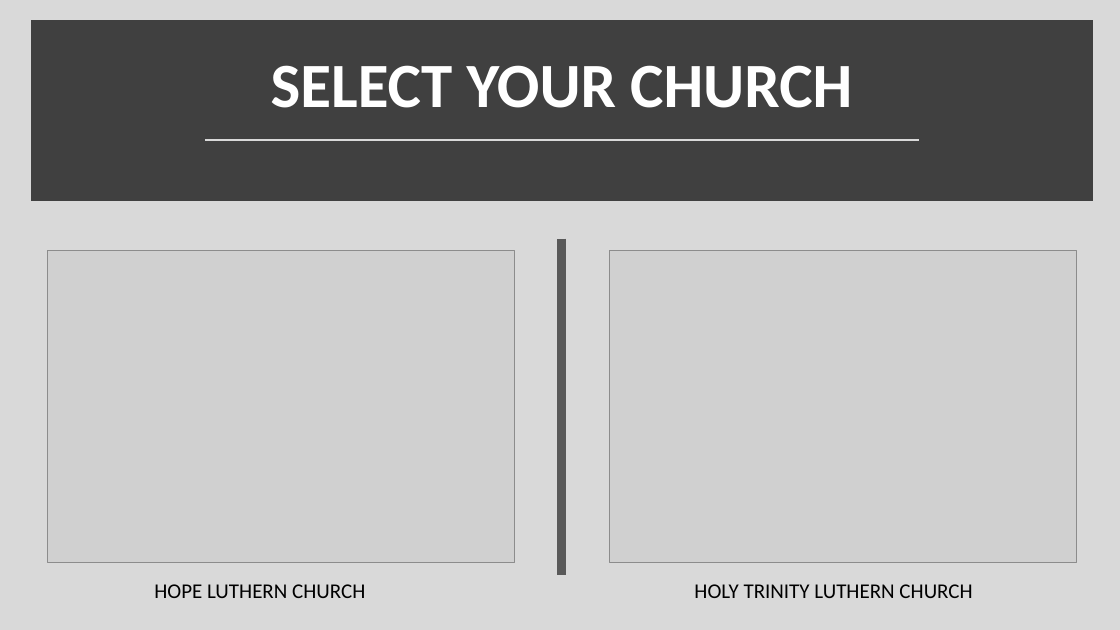
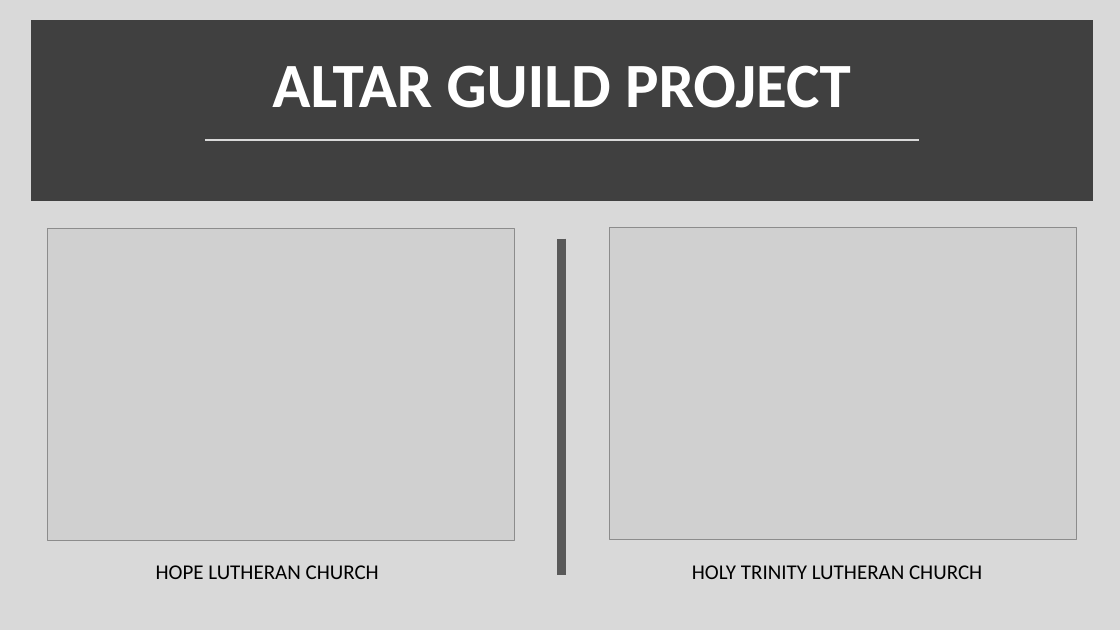
Before and after one commit to harishvavilala/Betterhappo, a slide deck: slide 1 of Powerpoints/BannerManagment.pptx. Drawn at 1120x630 pixels with LibreOffice and Linux fonts; fonts in the diff are those of the drawing; grey boxes stand for pictures. Boxes give left, top, right and bottom in pixels: in the first picture for what was removed or moved away, otherwise in the second. Text is boxed around its words. In the diff, an @@ line names an element or a change of style, - is before the commit and + after.

Commit message:
UPDATE WITH SOME TYPO CORRECTIONS

```diff
--- a/Powerpoints/BannerManagment.pptx
+++ b/Powerpoints/BannerManagment.pptx
@@ text at <box>272,65,851,108</box>: text changed @@
-SELECT YOUR CHURCH
+ALTAR GUILD PROJECT
@@ picture: place and size @@
-picture at <box>47,250,515,562</box>
+picture at <box>47,229,515,540</box>
@@ picture: place and size @@
-picture at <box>609,250,1077,562</box>
+picture at <box>609,228,1077,539</box>
@@ text at <box>156,565,379,579</box>: text changed @@
-HOPE LUTHERN CHURCH
+HOPE LUTHERAN CHURCH
@@ text at <box>692,565,982,579</box>: text changed @@
-HOLY TRINITY LUTHERN CHURCH
+HOLY TRINITY LUTHERAN CHURCH
```
Also in this commit, not shown: 6 other slides changed, 1 slide added.
